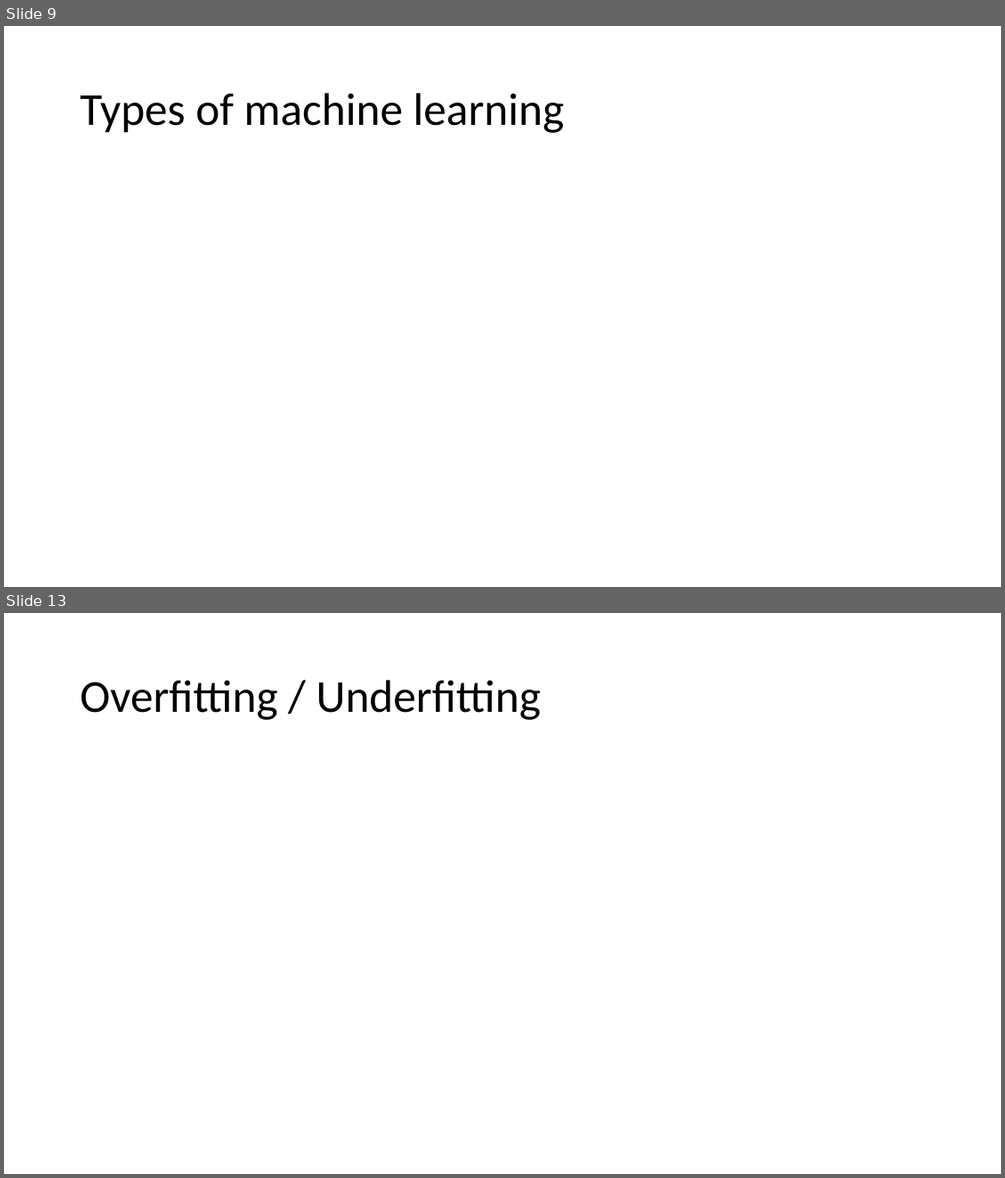
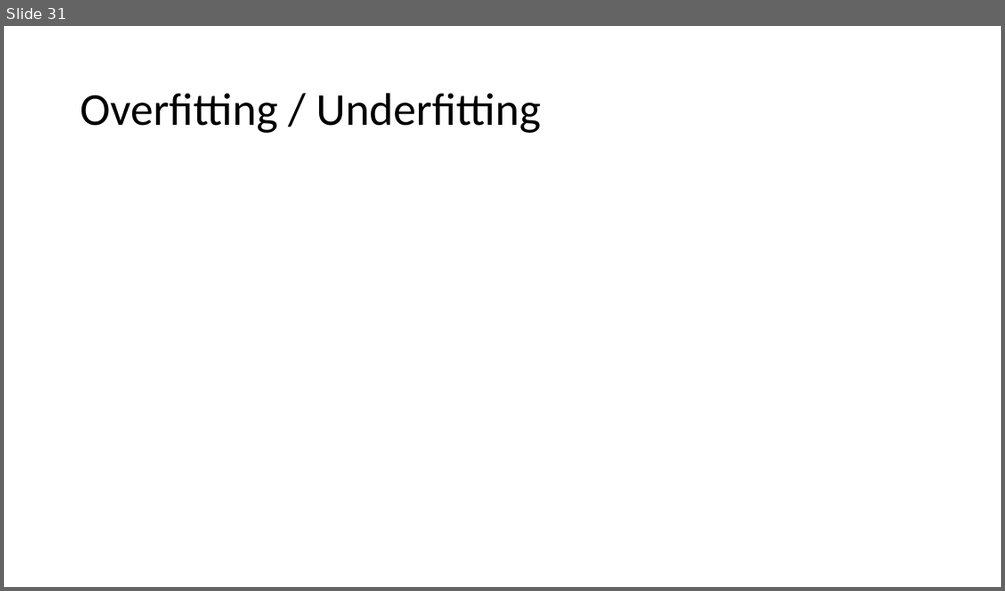
Before and after one commit to alishibli97/peca, a slide deck: slides.pptx. Shown one above the other, each under a label of ours: slides 9 and 13 before the commit, slide 31 after it; the slides between them are not shown. The pictures are 1005x1178 and 1005x591 pixels, drawn with LibreOffice and Linux fonts; fonts in the diff are those of the drawing. Boxes give left, top, right and bottom in pixels: in the first picture for what was removed or moved away, otherwise in the second. Text is boxed around its words. In the diff, an @@ line names an element or a change of style, - is before the commit and + after.

```diff
--- a/slides.pptx
+++ b/slides.pptx
@@ slide 9 removed at bbox=[4, 26, 1001, 587], background #FFFFFF @@
@@ title removed at bbox=[80, 93, 564, 133] @@
-Types of machine learning
@@ what was slide 13 is now slide 31 @@
```
Also in this commit, not shown: 6 slides changed, 24 slides added, 5 other slides removed.
